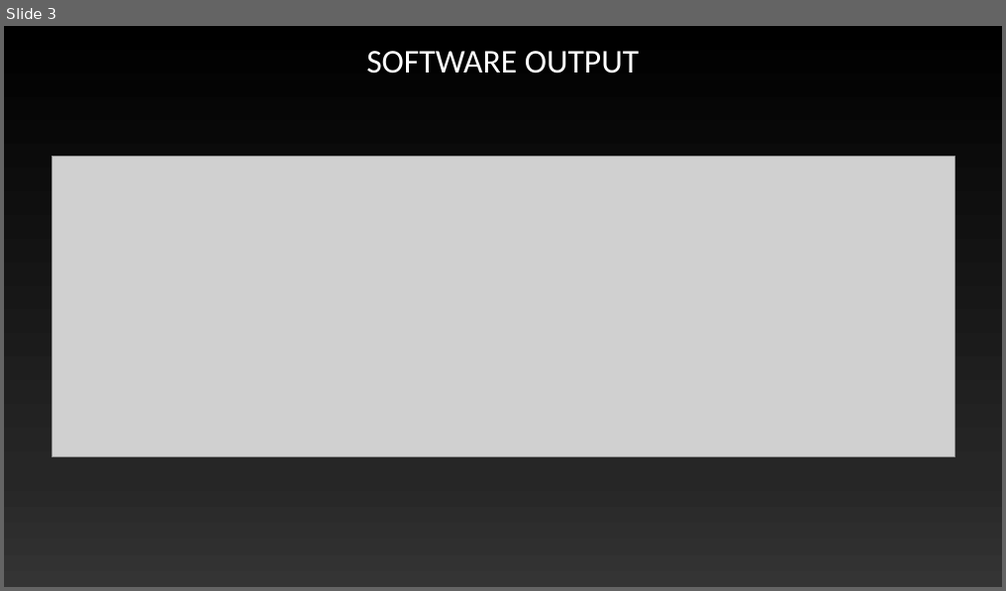
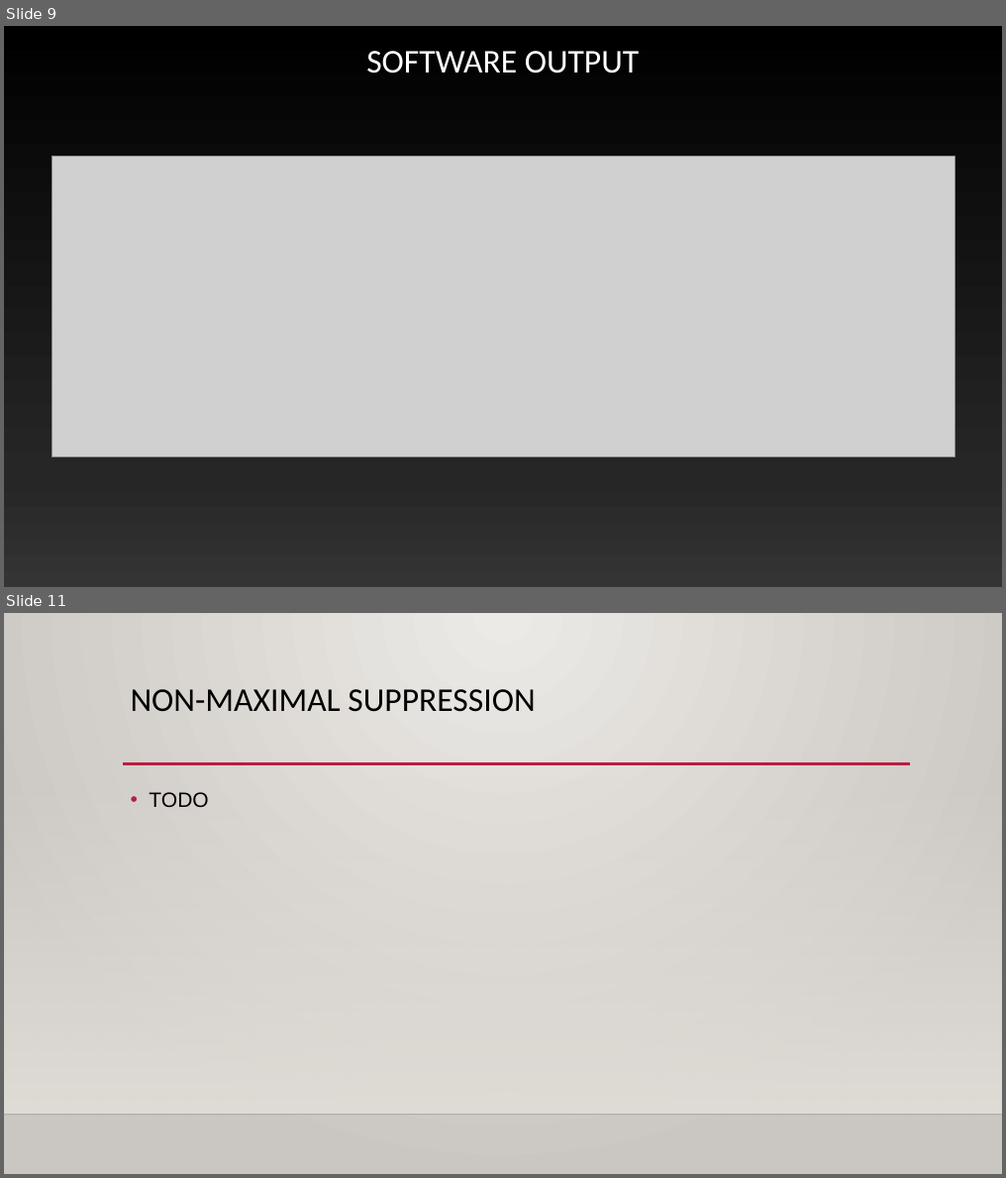
Before and after one commit to Maximus32/Reconfig-Canny, a slide deck: Deliverables/Canny edge detection – fpga speedup.pptx. Shown one above the other, each under a label of ours: slide 3 before the commit, slides 9 and 11 after it; the slides between them are not shown. The pictures are 1006x591 and 1006x1178 pixels, drawn with LibreOffice and Linux fonts; fonts in the diff are those of the drawing; grey boxes stand for pictures; background and template pictures are left out. Boxes give left, top, right and bottom in pixels: in the first picture for what was removed or moved away, otherwise in the second. Text is boxed around its words. In the diff, an @@ line names an element or a change of style, - is before the commit and + after.

```diff
--- a/Deliverables/Canny edge detection – fpga speedup.pptx
+++ b/Deliverables/Canny edge detection – fpga speedup.pptx
@@ slide 11 added at <box>4,613,1002,1174</box>, background gradient #ECEAE7 to #CAC7C1 @@
@@ title added at <box>131,689,535,712</box>, 32 pt, text #000000 @@
+NON-MAXIMAL SUPPRESSION
@@ rectangle added at <box>4,778,1002,1115</box>, fill gradient #DFDBD5 @@
@@ line added from (123, 764) to (910, 764), #B71E42 2.5 pt @@
@@ text added at <box>149,792,208,807</box>, 20 pt, text #000000 @@
+• TODO
@@ line added from (4, 1115) to (1002, 1115), #000001 1 pt @@
@@ what was slide 3 is now slide 9 @@
```
Also in this commit, not shown: 3 slides changed, 7 other slides added, 2 slides removed, 1 other file.
